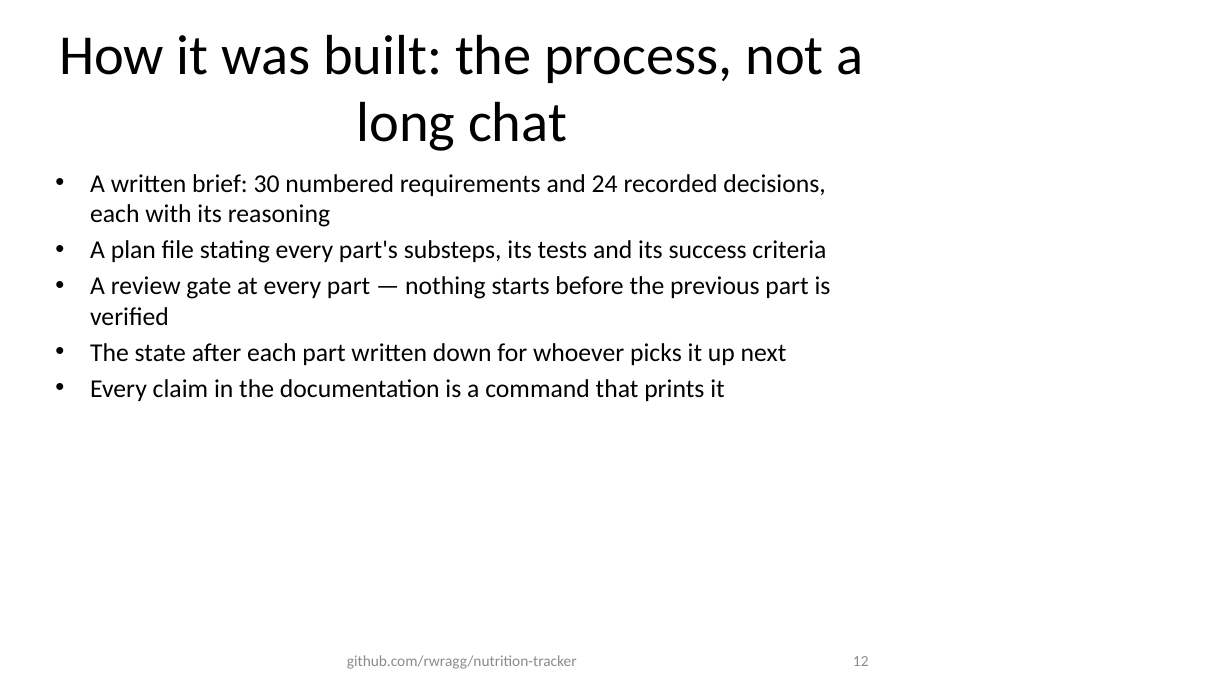
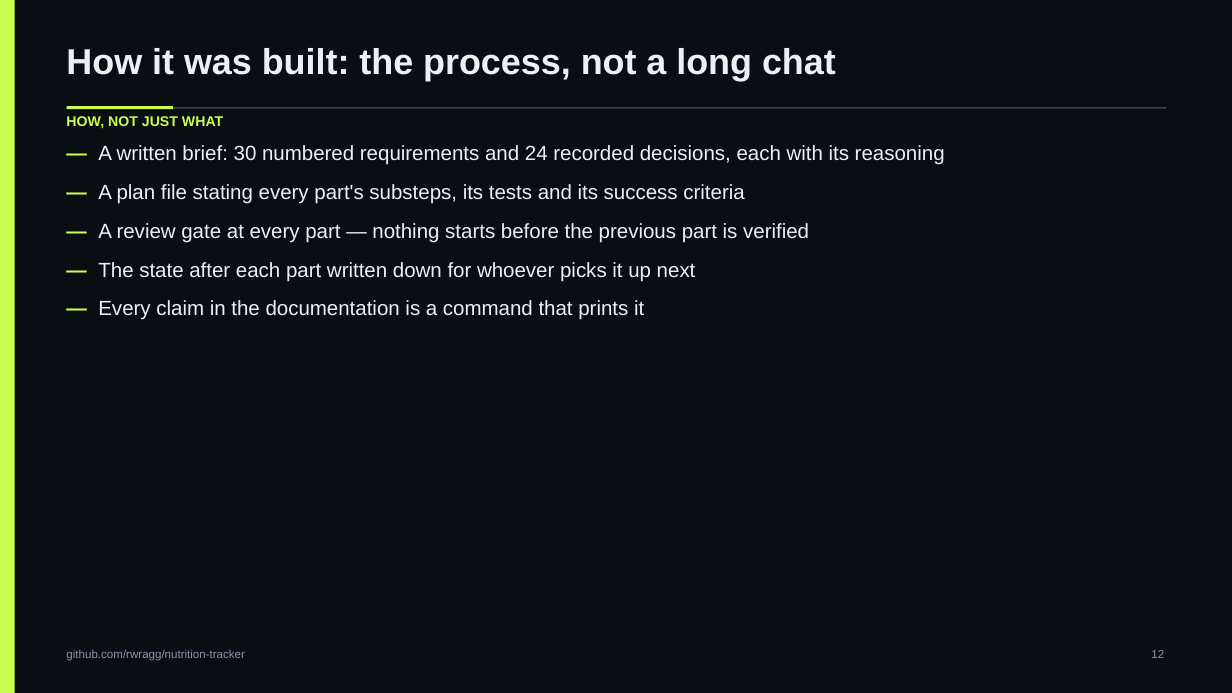
Before and after one commit to rwragg/nutrition-tracker, a slide deck: slide 12 of docs/deck/Nutrition-Tracker-Deck.pptx. Drawn at 1232x693 pixels with LibreOffice and Linux fonts; fonts in the diff are those of the drawing. Boxes give left, top, right and bottom in pixels: in the first picture for what was removed or moved away, otherwise in the second. Text is boxed around its words. In the diff, an @@ line names an element or a change of style, - is before the commit and + after.

Commit message:
deck: rebuild on the app's own colours and one 16:9 grid
Replaces the default-layout build with docs/deck/build_deck.py, which reads --ink, --volt, --cyan,
--violet, --ember, --text and --hairline out of frontend/app/globals.css and lays every page out on
the same geometry: title band, rule, content frame, caption band, footer and slide number in the
same place on all 15 pages, one fixed frame for every screenshot, and a spine down the left edge.

Fixes what the renders caught: bullets running off the bottom of the body area, shape text losing
its colour after the first paragraph, box lines centred inconsistently, and screenshots with no
visible edge against a dark slide. build_deck.py now refuses shapes that fall outside the page, so
that class of defect fails the build instead of the review.

deck.json is gone — the builder is the single source of truth.

```diff
--- a/docs/deck/Nutrition-Tracker-Deck.pptx
+++ b/docs/deck/Nutrition-Tracker-Deck.pptx
@@ background #FFFFFF to #0A0D12 @@
@@ rectangle added at (x1=0, y1=0, x2=15, y2=693), fill #C8FF4D @@
@@ text "How it was built: the ..." moved from (x1=59, y1=34, x2=863, y2=151) to (x1=66, y1=48, x2=836, y2=81) @@
@@ text "How it was built: the ..." at (x1=66, y1=48, x2=836, y2=81): size 44 to 28 pt, font Calibri to Arial, text colour #000000 to #EAF0F7, bold on; alignment centre to left; vertical alignment middle to top @@
@@ text added at (x1=66, y1=116, x2=223, y2=128), 11 pt, text #C8FF4D, bold @@
+HOW, NOT JUST WHAT
@@ rectangle added at (x1=67, y1=107, x2=1166, y2=109), fill #384355 @@
@@ rectangle added at (x1=67, y1=106, x2=173, y2=109), fill #C8FF4D @@
@@ text at (x1=98, y1=145, x2=945, y2=320): text changed; size 20 to 16 pt; font Calibri to Arial; text colour #000000 to #EAF0F7 @@
-• A written brief: 30 numbered requirements and 24 recorded decisions, each with its reasoning
-• A plan file stating every part's substeps, its tests and its success criteria
-• A review gate at every part — nothing starts before the previous part is verified
-• The state after each part written down for whoever picks it up next
-• Every claim in the documentation is a command that prints it
+— A written brief: 30 numbered requirements and 24 recorded decisions, each with its reasoning
+— A plan file stating every part's substeps, its tests and its success criteria
+— A review gate at every part — nothing starts before the previous part is verified
+— The state after each part written down for whoever picks it up next
+— Every claim in the documentation is a command that prints it
@@ text "github.com/rwragg/nutrition-tracker" moved from (x1=347, y1=655, x2=577, y2=669) to (x1=66, y1=649, x2=244, y2=661) @@
@@ text "github.com/rwragg/nutrition-tracker" at (x1=66, y1=649, x2=244, y2=661): size 12 to 9 pt, font Calibri to Arial, text colour #8C8C8C to #8B95A7; alignment centre to left; vertical alignment middle to top @@
@@ text "12" moved from (x1=853, y1=656, x2=869, y2=666) to (x1=1151, y1=650, x2=1164, y2=658) @@
@@ text "12" at (x1=1151, y1=650, x2=1164, y2=658): size 12 to 9 pt, font Calibri to Arial, text colour #8C8C8C to #8B95A7; vertical alignment middle to top @@
```
Also in this commit, not shown: 14 other slides changed, 4 other files.
